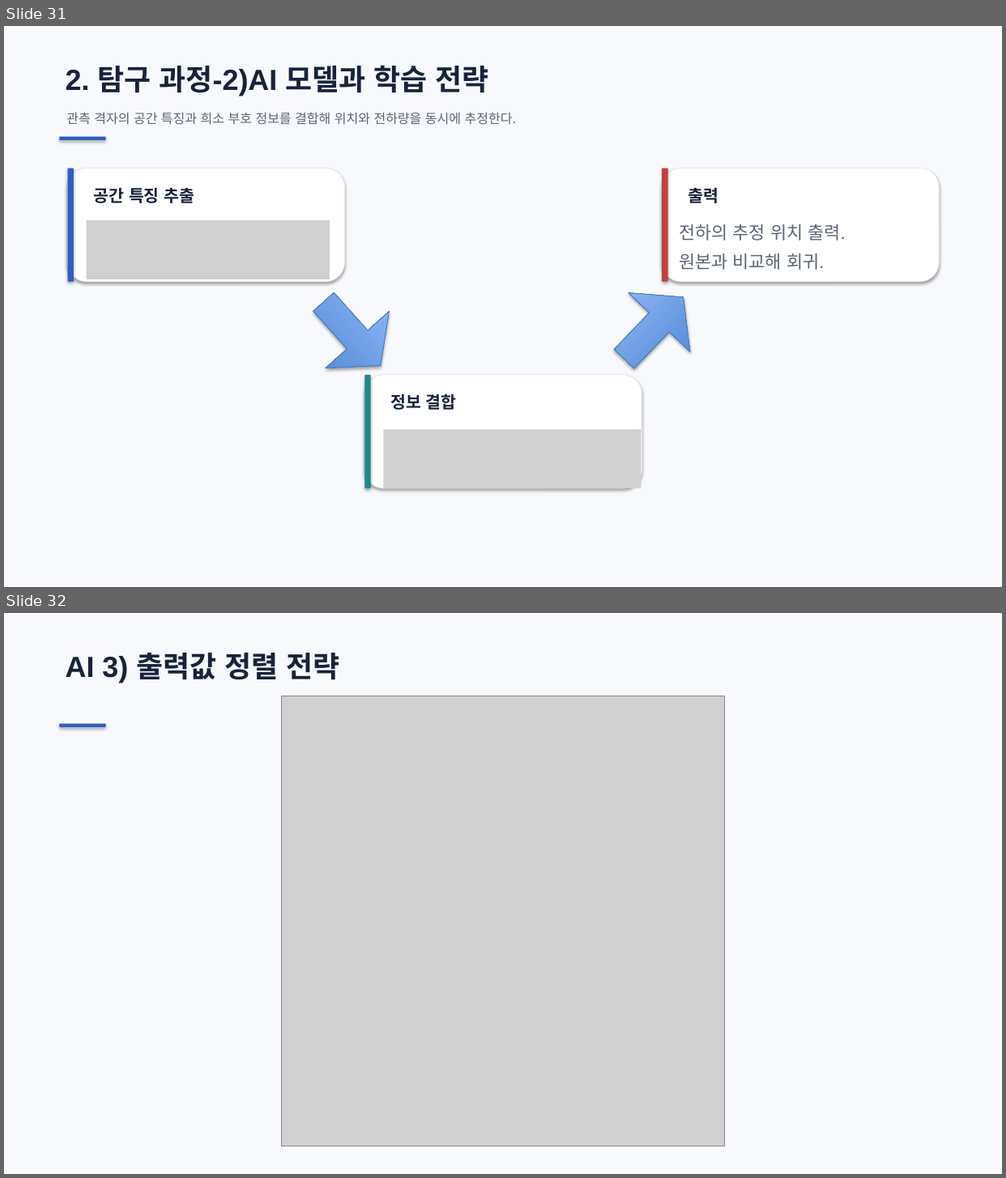
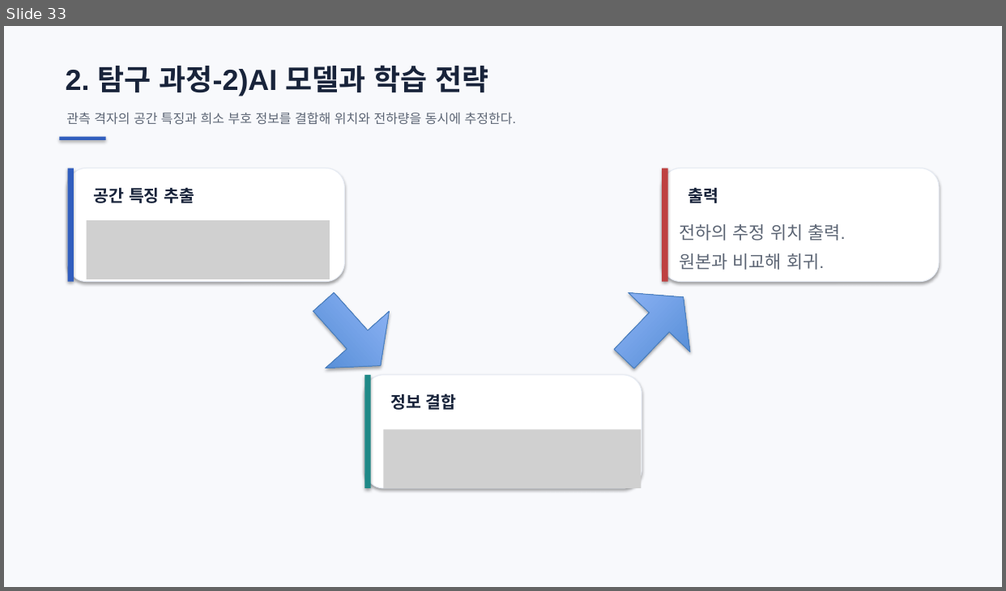
Before and after one commit to ohyunu525/KK-AI, a slide deck: Documents/보고서 파일.pptx. Shown one above the other, each under a label of ours: slides 31 and 32 before the commit, slide 33 after it. The pictures are 1006x1178 and 1006x591 pixels, drawn with LibreOffice and Linux fonts; fonts in the diff are those of the drawing; grey boxes stand for pictures. Boxes give left, top, right and bottom in pixels: in the first picture for what was removed or moved away, otherwise in the second. Text is boxed around its words. In the diff, an @@ line names an element or a change of style, - is before the commit and + after.

```diff
--- a/Documents/보고서 파일.pptx
+++ b/Documents/보고서 파일.pptx
@@ slide 32 removed at bbox=[4, 613, 1002, 1174], background #F8F9FC @@
@@ text removed at bbox=[66, 653, 339, 683] @@
-AI 3) 출력값 정렬 전략
@@ picture removed at bbox=[282, 696, 725, 1147] @@
@@ rectangle removed at bbox=[59, 724, 106, 726] @@
@@ what was slide 31 is now slide 33 @@
```
Also in this commit, not shown: 7 slides changed, 4 slides added.
